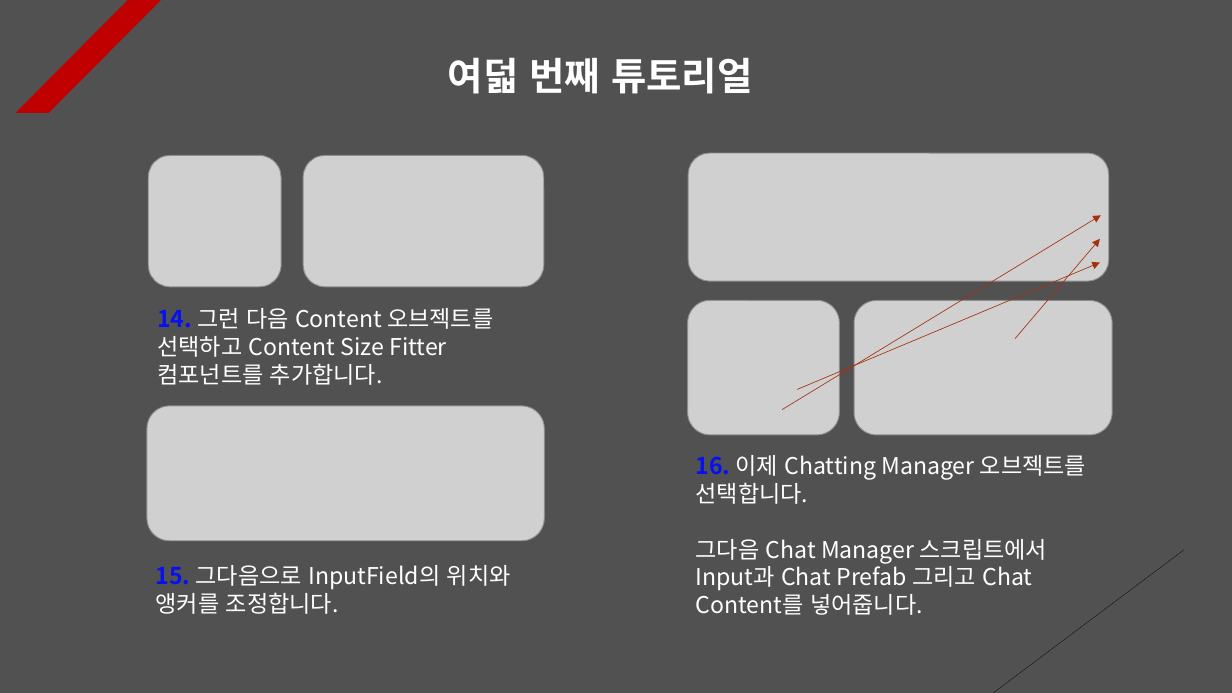
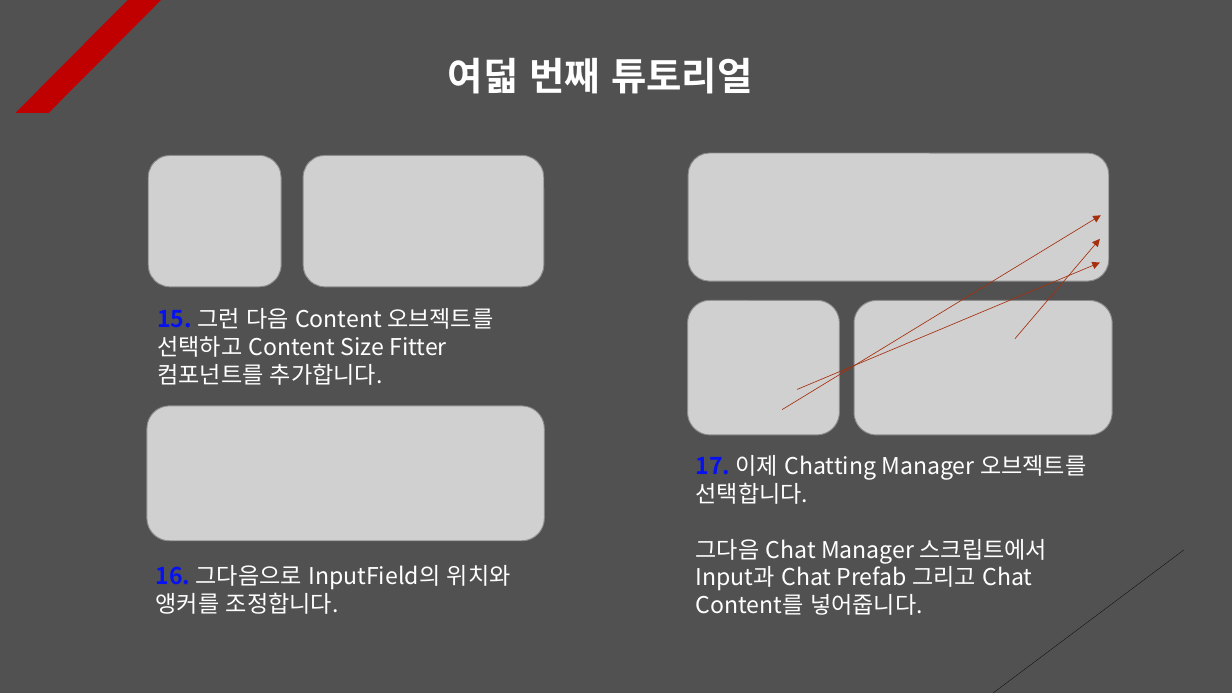
Before and after one commit to Unity2033/3D-UnityEngine, a slide deck: slide 9 of Assets/Class/Photon Server/PPT Data/Photon RPC.pptx. Drawn at 1232x693 pixels with LibreOffice and Linux fonts; fonts in the diff are those of the drawing; grey boxes stand for pictures. Boxes give left, top, right and bottom in pixels: in the first picture for what was removed or moved away, otherwise in the second. Text is boxed around its words. In the diff, an @@ line names an element or a change of style, - is before the commit and + after.

```diff
--- a/Assets/Class/Photon Server/PPT Data/Photon RPC.pptx
+++ b/Assets/Class/Photon Server/PPT Data/Photon RPC.pptx
@@ text at (x1=157, y1=308, x2=493, y2=385): text changed @@
-14. 그런 다음 Content 오브젝트를 선택하고 Content Size Fitter 컴포넌트를 추가합니다.
+15. 그런 다음 Content 오브젝트를 선택하고 Content Size Fitter 컴포넌트를 추가합니다.
@@ text at (x1=696, y1=455, x2=1086, y2=504): text changed @@
-16. 이제 Chatting Manager 오브젝트를 선택합니다.
+17. 이제 Chatting Manager 오브젝트를 선택합니다.
@@ text at (x1=156, y1=565, x2=511, y2=614): text changed @@
-15. 그다음으로 InputField의 위치와 앵커를 조정합니다.
+16. 그다음으로 InputField의 위치와 앵커를 조정합니다.
```
Also in this commit, not shown: 7 other slides changed, 7 slides added, 8 other files.
